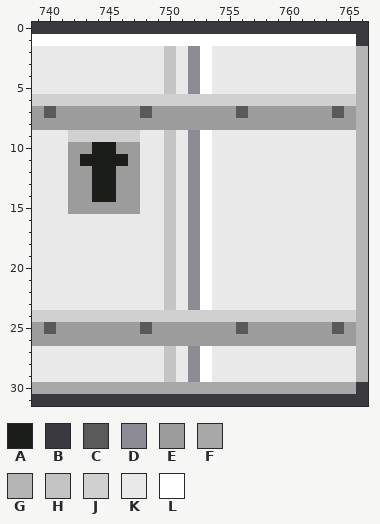
A pixel-art file gets an edit: Aseprite asset/tiles/tiles.aseprite. The picture above was drawn from the file before the commit.
1472x32 pixels, 1 frame. Colours within 5 levels of each other are drawn and written as one. Shown: x 739..766, y 0..31. The commit also changed other parts of the picture, which this record leaves out.
Palette (. is transparent): A #1b1d18  B #3a3940  C #5a5a5a  D #8d8b93  E #9c9c9c  F #a8a8a8  G #b4b4b4  H #c4c4c4  J #d0d0d0  K #e9e9e9  L #ffffff
Pixels before, first column x 739:
 0 BBBBBBBBBBBBBBBBBBBBBBBBBBBB
 1 LLLLLLLLLLLLLLLLLLLLLLLLLLLB
 2 KKKKKKKKKKKHKDLKKKKKKKKKKKKG
 3 KKKKKKKKKKKHKDLKKKKKKKKKKKKG
 4 KKKKKKKKKKKHKDLKKKKKKKKKKKKG
 5 KKKKKKKKKKKHKDLKKKKKKKKKKKKG
 6 JJJJJJJJJJJJJJJJJJJJJJJJJJJG
 7 ECEEEEEEECEEEEEEECEEEEEEECEG
 8 EEEEEEEEEEEEEEEEEEEEEEEEEEEG
 9 KKKJJJJJJKKHKDLKKKKKKKKKKKKG
10 KKKEEAAEEKKHKDLKKKKKKKKKKKKG
11 KKKEAAAAEKKHKDLKKKKKKKKKKKKG
12 KKKEEAAEEKKHKDLKKKKKKKKKKKKG
13 KKKEEAAEEKKHKDLKKKKKKKKKKKKG
14 KKKEEAAEEKKHKDLKKKKKKKKKKKKG
15 KKKEEEEEEKKHKDLKKKKKKKKKKKKG
16 KKKKKKKKKKKHKDLKKKKKKKKKKKKG
17 KKKKKKKKKKKHKDLKKKKKKKKKKKKG
18 KKKKKKKKKKKHKDLKKKKKKKKKKKKG
19 KKKKKKKKKKKHKDLKKKKKKKKKKKKG
20 KKKKKKKKKKKHKDLKKKKKKKKKKKKG
21 KKKKKKKKKKKHKDLKKKKKKKKKKKKG
22 KKKKKKKKKKKHKDLKKKKKKKKKKKKG
23 KKKKKKKKKKKHKDLKKKKKKKKKKKKG
24 JJJJJJJJJJJJJJJJJJJJJJJJJJJG
25 ECEEEEEEECEEEEEEECEEEEEEECEG
26 EEEEEEEEEEEEEEEEEEEEEEEEEEEG
27 KKKKKKKKKKKHKDLKKKKKKKKKKKKG
28 KKKKKKKKKKKHKDLKKKKKKKKKKKKG
29 KKKKKKKKKKKHKDLKKKKKKKKKKKKG
30 FFFFFFFFFFFFFFFFFFFFFFFFFFFB
31 BBBBBBBBBBBBBBBBBBBBBBBBBBBB
The same view after the edit:
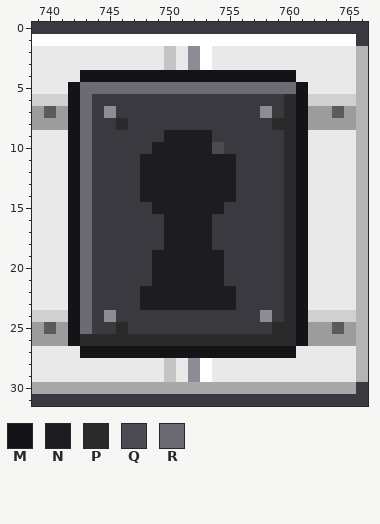
Colours new in this view: M #141317  N #1d1c21  P #2a2a2a  Q #4c4a53  R #6c6a72
Diff:
Changed rows in their new state; - is an unchanged pixel.
first column x 742:
 4 -MMMMMMMMMMMMMMMMMM-
 5 MRRRRRRRRRRRRRRRRRRM
 6 MRBBBBBBBBBBBBBBBBPM
 7 MRBDBBBBBBBBBBBBDBPM
 8 MRBBPBBBBBBBBBBBBPPM
 9 MRBBBBBBNNNNBBBBBBPM
10 MRBBBBBNNNNNQBBBBBPM
11 MRBBBBNNNNNNNNBBBBPM
12 MRBBBBNNNNNNNNBBBBPM
13 MRBBBBNNNNNNNNBBBBPM
14 MRBBBBNNNNNNNNBBBBPM
15 MRBBBBBNNNNNNBBBBBPM
16 MRBBBBBBNNNNBBBBBBPM
17 MRBBBBBBNNNNBBBBBBPM
18 MRBBBBBBNNNNBBBBBBPM
19 MRBBBBBNNNNNNBBBBBPM
20 MRBBBBBNNNNNNBBBBBPM
21 MRBBBBBNNNNNNBBBBBPM
22 MRBBBBNNNNNNNNBBBBPM
23 MRBBBBNNNNNNNNBBBBPM
24 MRBDBBBBBBBBBBBBDBPM
25 MRBBPBBBBBBBBBBBBPPM
26 MPPPPPPPPPPPPPPPPPPM
27 -MMMMMMMMMMMMMMMMMM-
